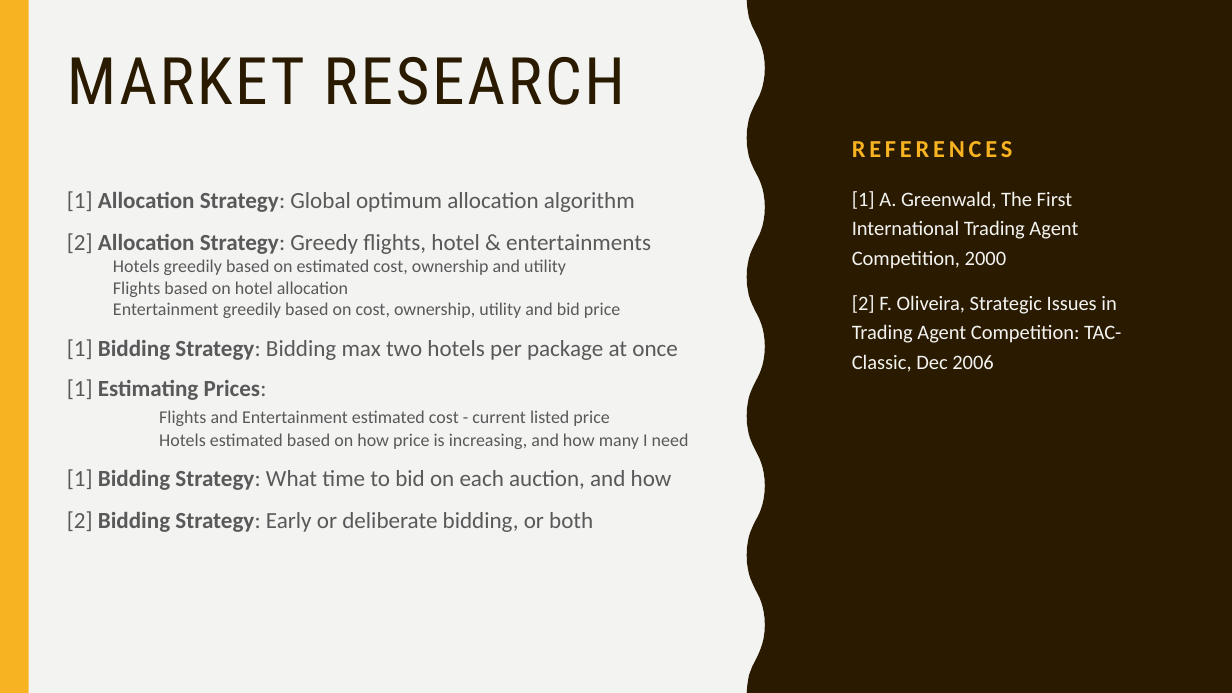
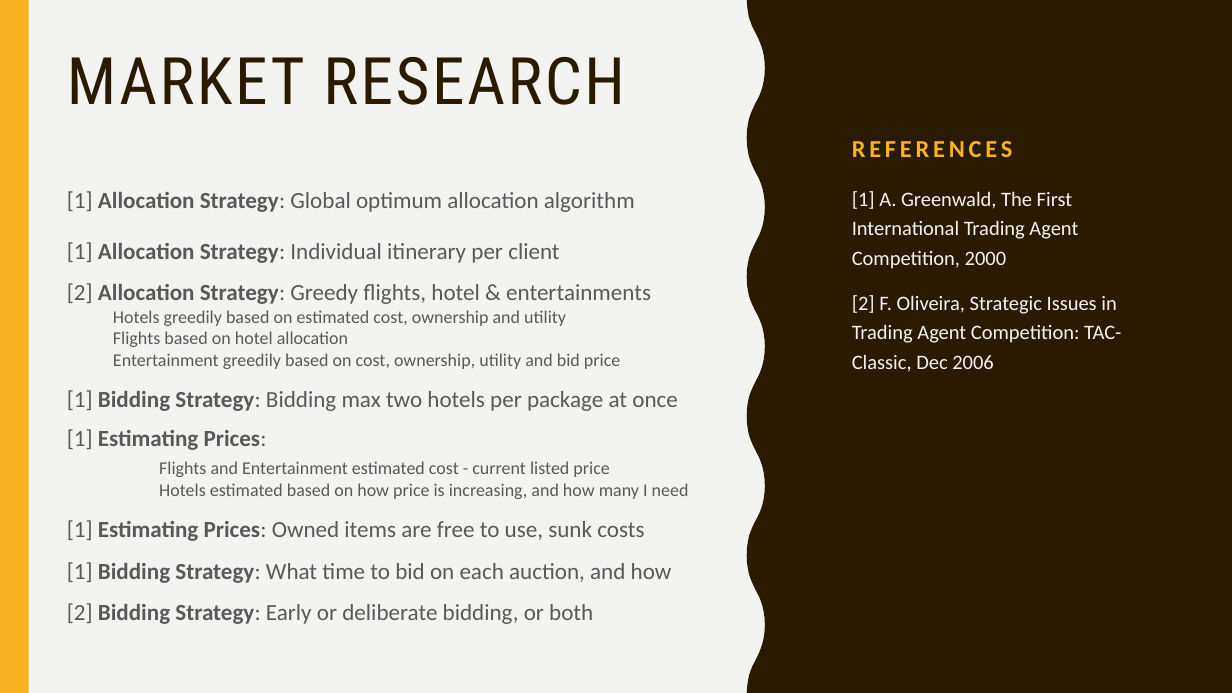
Before and after one commit to Jamiewarb/IntAgents, a slide deck: slide 5 of VivaSlides.pptx (slide 3 before the commit). Drawn at 1232x693 pixels with LibreOffice and Linux fonts; fonts in the diff are those of the drawing. Boxes give left, top, right and bottom in pixels: in the first picture for what was removed or moved away, otherwise in the second. Text is boxed around its words. In the diff, an @@ line names an element or a change of style, - is before the commit and + after.

Commit message:
updated slides

```diff
--- a/VivaSlides.pptx
+++ b/VivaSlides.pptx
@@ text at [67,242,559,263]: paragraph added @@
+[1] Allocation Strategy: Individual itinerary per client
@@ text at [67,520,644,541]: paragraph added @@
+[1] Estimating Prices: Owned items are free to use, sunk costs
```
Also in this commit, not shown: 3 other slides changed, 5 slides added.
